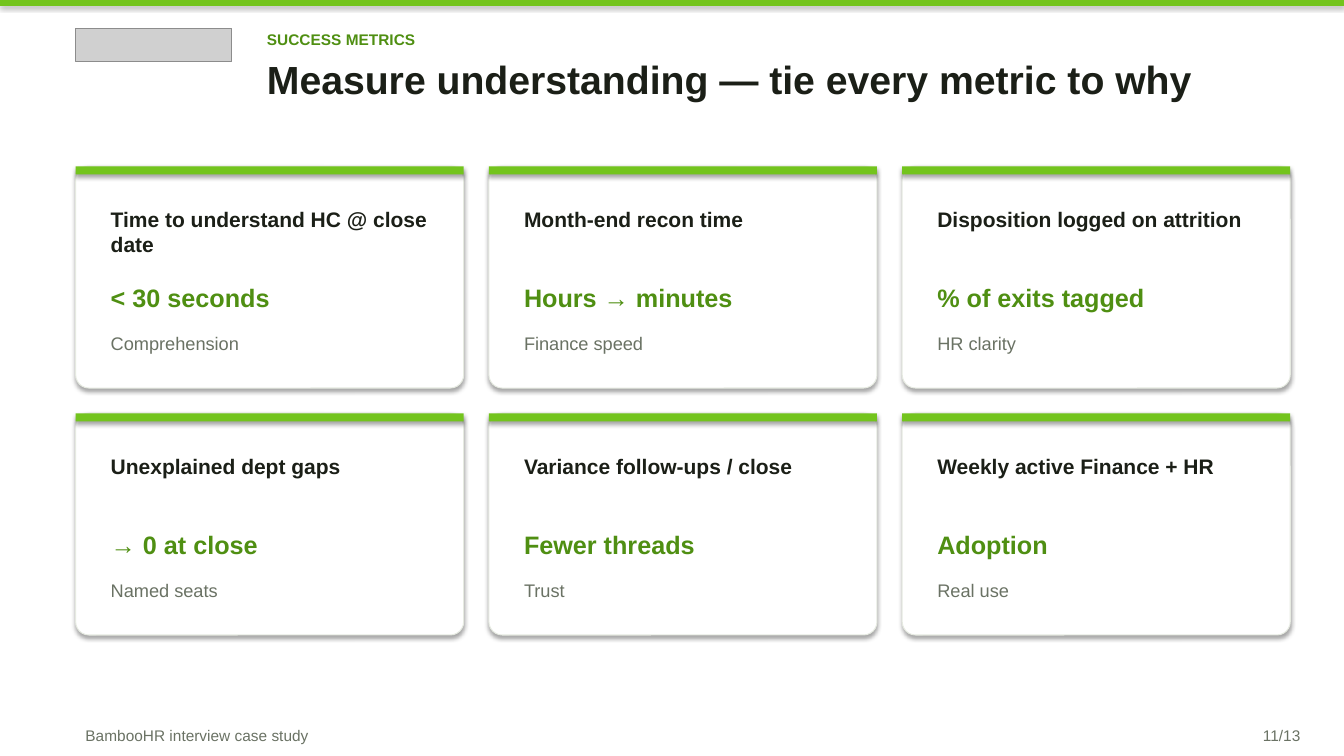
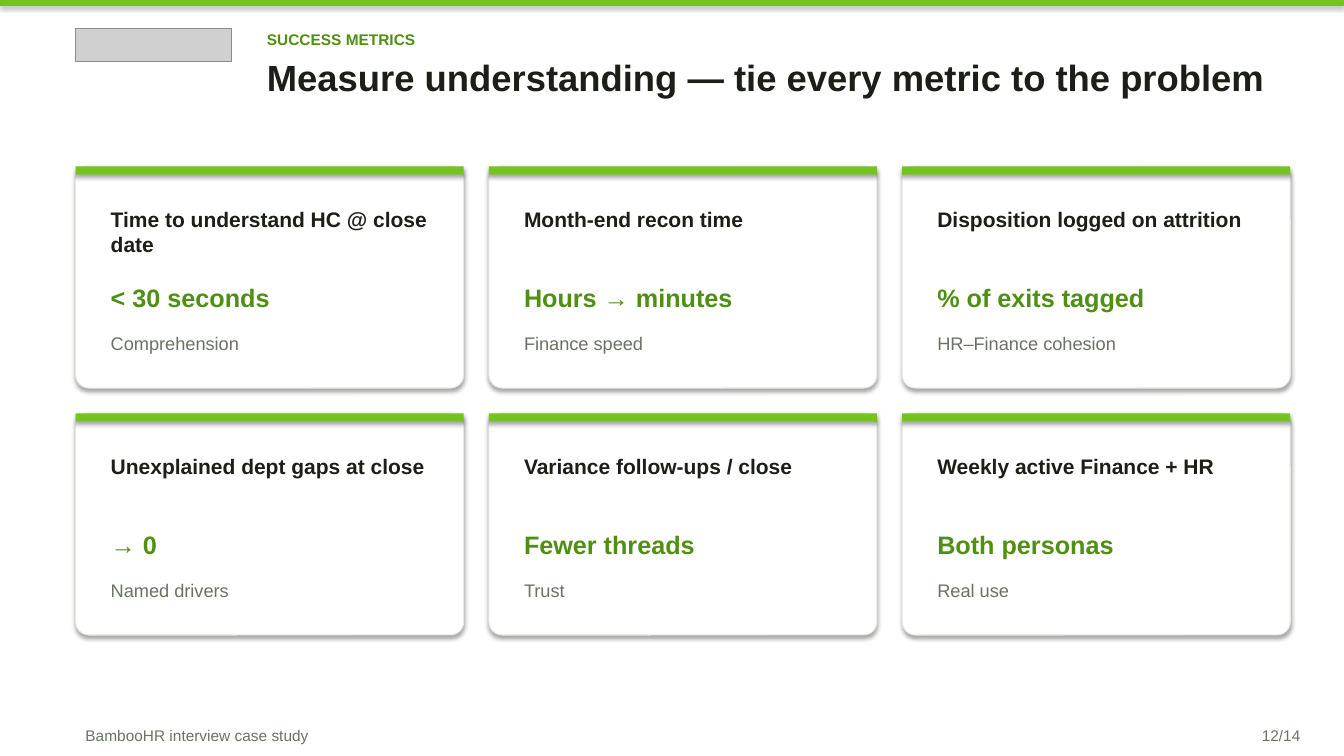
Before and after one commit to Brigdawg/Headcount-Reconciliation, a slide deck: slide 12 of deck/Headcount_Control_Tower_Case_Study.pptx (slide 11 before the commit). Drawn at 1344x756 pixels with LibreOffice and Linux fonts; fonts in the diff are those of the drawing; grey boxes stand for pictures. Boxes give left, top, right and bottom in pixels: in the first picture for what was removed or moved away, otherwise in the second. Text is boxed around its words. In the diff, an @@ line names an element or a change of style, - is before the commit and + after.

Commit message:
Strengthen deck around the problem, client value, and BambooHR value.
Add scrubbed “current spreadsheet” slide, clearer cross-functional process, and market stats focused on HR–Finance cohesion and recon time.

```diff
--- a/deck/Headcount_Control_Tower_Case_Study.pptx
+++ b/deck/Headcount_Control_Tower_Case_Study.pptx
@@ text at <box>267,64,1264,99</box>: text changed; size 28 to 26 pt @@
-Measure understanding — tie every metric to why
+Measure understanding — tie every metric to the problem
@@ text at <box>937,337,1116,350</box>: text changed @@
-HR clarity
+HR–Finance cohesion
@@ text at <box>111,458,425,478</box>: text changed @@
-Unexplained dept gaps
+Unexplained dept gaps at close
@@ text at <box>143,536,157,555</box>: text changed @@
-→ 0 at close
+→ 0
@@ text at <box>937,535,1114,559</box>: text changed @@
-Adoption
+Both personas
@@ text at <box>111,584,229,597</box>: text changed @@
-Named seats
+Named drivers
@@ text at <box>1262,730,1301,741</box>: text changed @@
-11/13
+12/14
```
Also in this commit, not shown: 8 other slides changed, 5 slides added, 4 slides removed, 3 other files.
